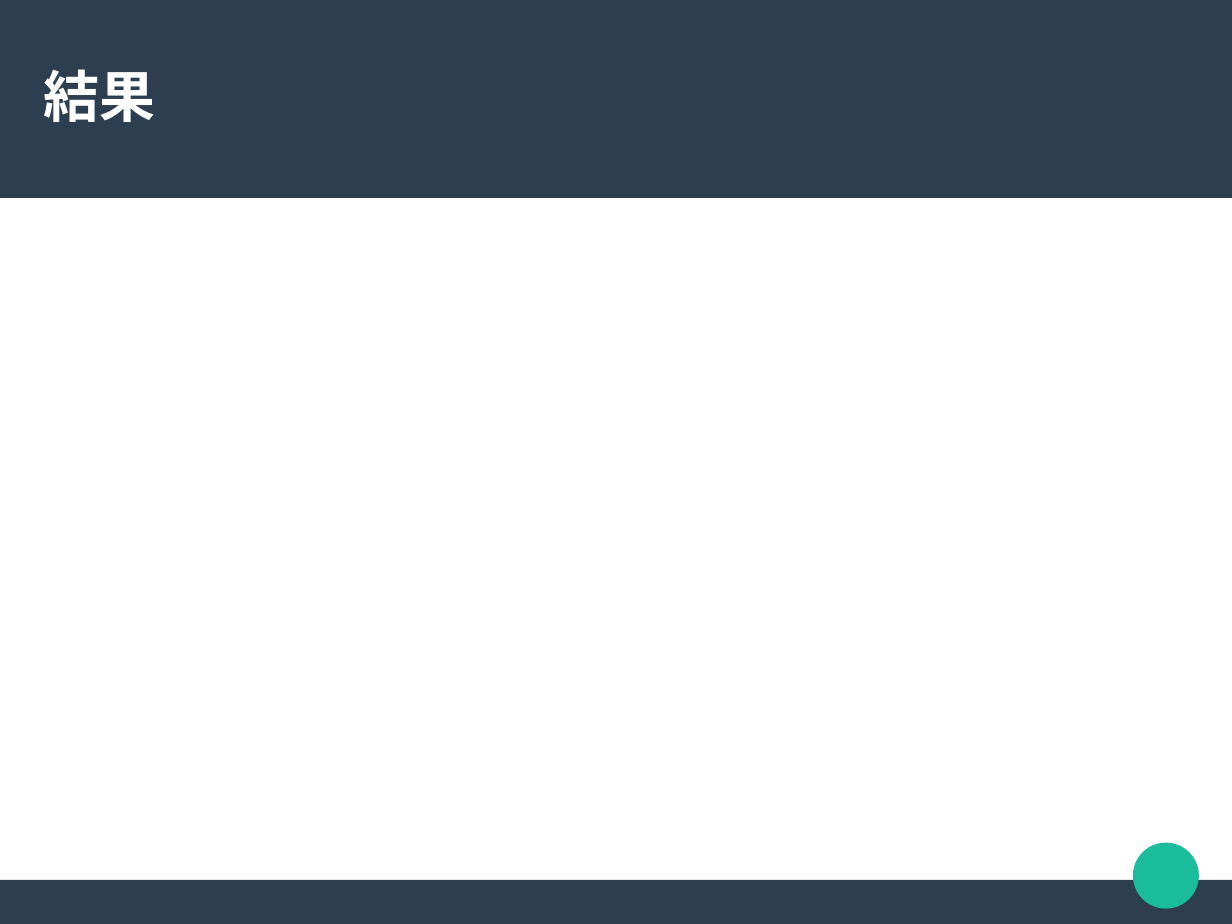
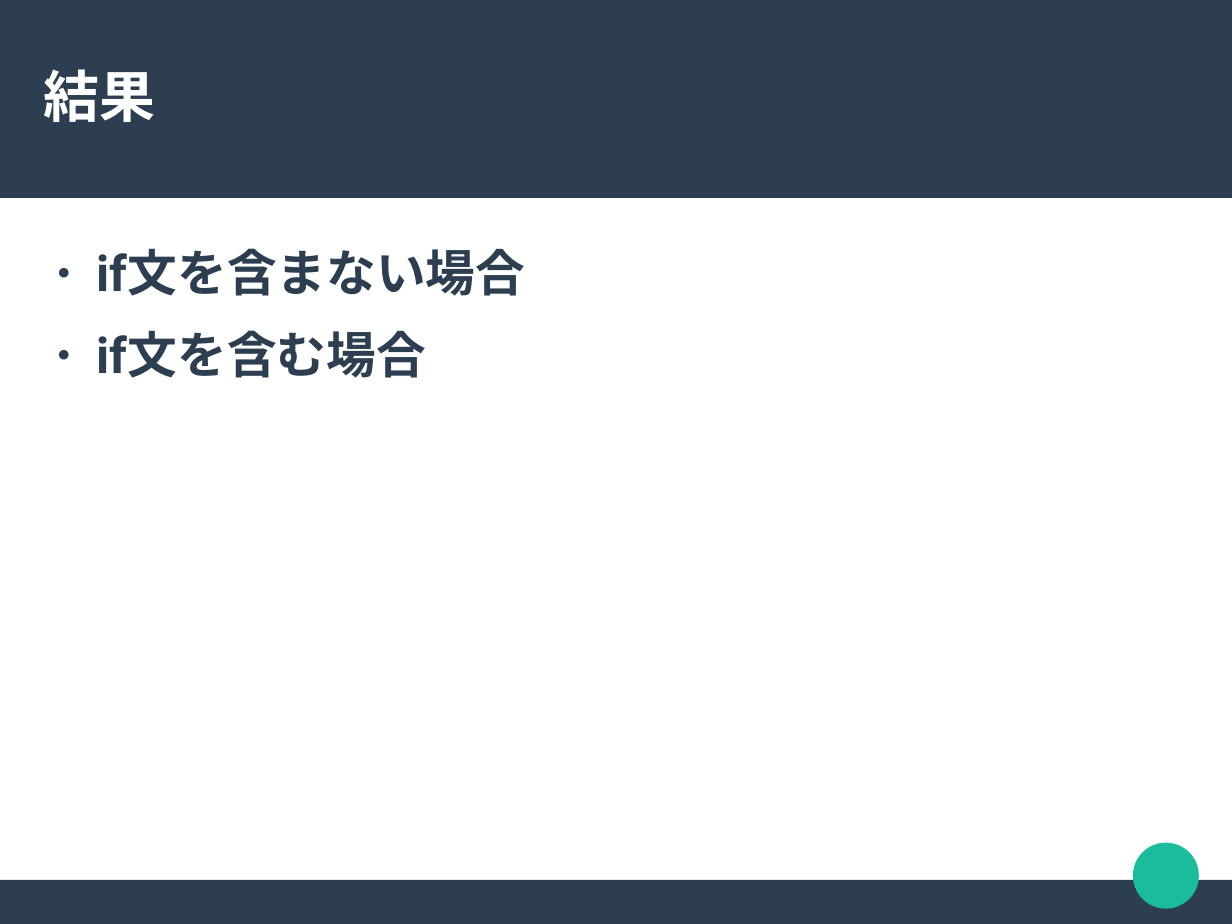
Before and after one commit to akawashiro/hml, a slide deck: slide 12 of hml.odp. Drawn at 1232x924 pixels with LibreOffice and Linux fonts; fonts in the diff are those of the drawing. Boxes give left, top, right and bottom in pixels: in the first picture for what was removed or moved away, otherwise in the second. Text is boxed around its words. In the diff, an @@ line names an element or a change of style, - is before the commit and + after.

```diff
--- a/hml.odp
+++ b/hml.odp
@@ text added at <box>97,248,525,378</box>, 32 pt, text #2C3E50, bold @@
+● if文を含まない場合
+● if文を含む場合
```
Also in this commit, not shown: 4 other slides changed, 1 slide added.
